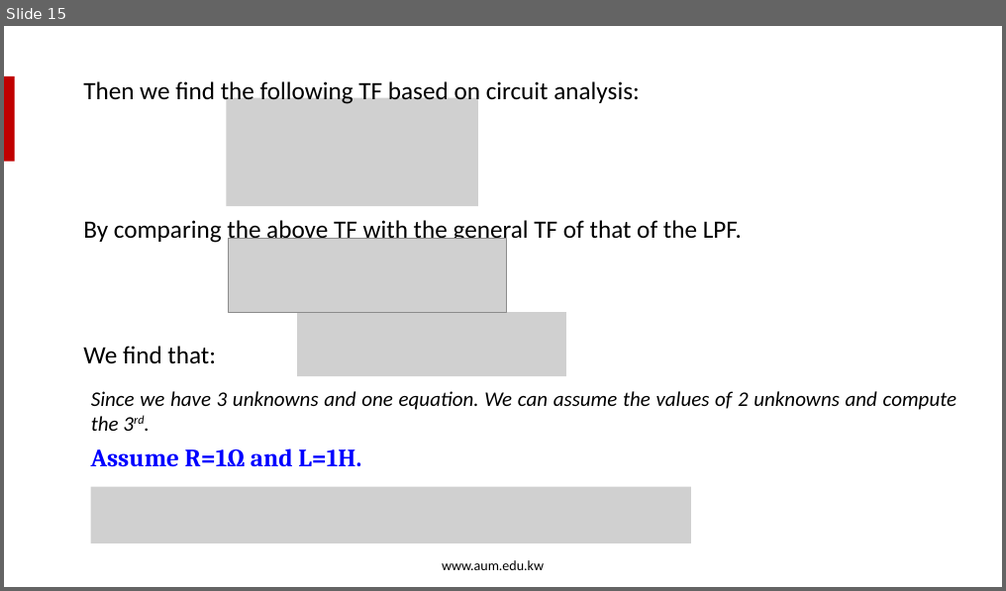
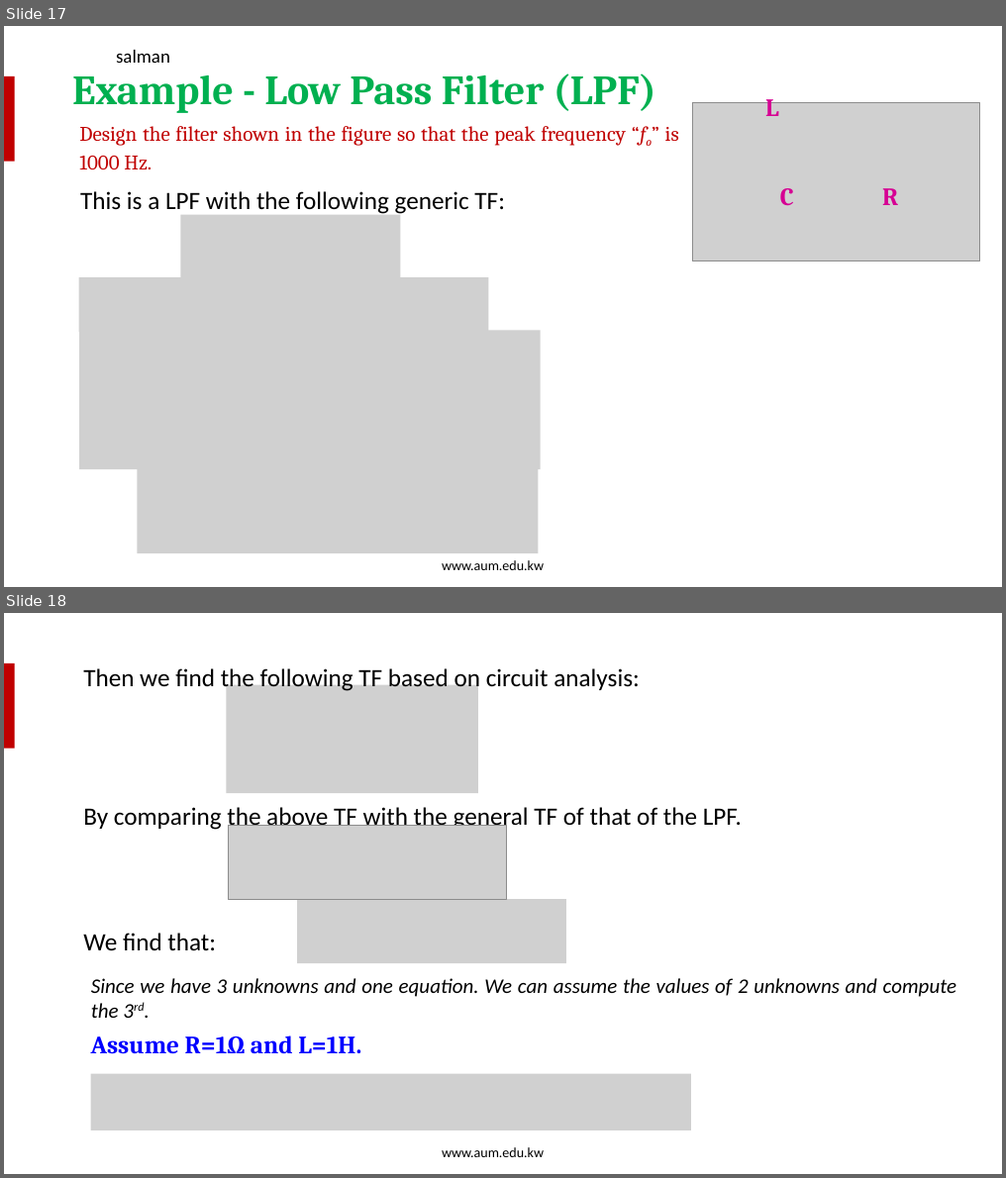
Before and after one commit to salmanrazzaq1993/AUM-WORK, a slide deck: PP WORK/Instructor Version/Week 6/Week 6 Lecture 2 - Filters part A.pptx. Shown one above the other, each under a label of ours: slide 15 before the commit, slides 17 and 18 after it. The pictures are 1006x591 and 1006x1178 pixels, drawn with LibreOffice and Linux fonts; fonts in the diff are those of the drawing; grey boxes stand for pictures; background and template pictures are left out. Boxes give left, top, right and bottom in pixels: in the first picture for what was removed or moved away, otherwise in the second. Text is boxed around its words. In the diff, an @@ line names an element or a change of style, - is before the commit and + after.

```diff
--- a/PP WORK/Instructor Version/Week 6/Week 6 Lecture 2 - Filters part A.pptx
+++ b/PP WORK/Instructor Version/Week 6/Week 6 Lecture 2 - Filters part A.pptx
@@ slide 17 added at (4,26,1002,587), background picture (left out); not listed: 2 template elements that a slide beside it also shows @@
@@ text added at (116,50,170,63), 18 pt, text #000000 @@
+salman
@@ text added at (72,74,656,113), 40 pt, text #00B050, bold @@
+Example - Low Pass Filter (LPF)
@@ text added at (79,126,679,170), 20 pt, text #C00000 @@
+Design the filter shown in the figure so that the peak frequency “fo” is 1000 Hz.
@@ text added at (80,191,505,216), 24 pt, text #000000 @@
+This is a LPF with the following generic TF:
@@ group added at (692,93,980,261): 3 texts, 1 picture @@
+L
+C
+R
@@ picture added at (180,215,401,286) @@
@@ picture added at (79,277,488,332) @@
@@ picture added at (79,331,541,470) @@
@@ picture added at (138,445,539,554) @@
@@ what was slide 15 is now slide 18 @@
```
Also in this commit, not shown: 16 slides changed, 3 other slides added.
